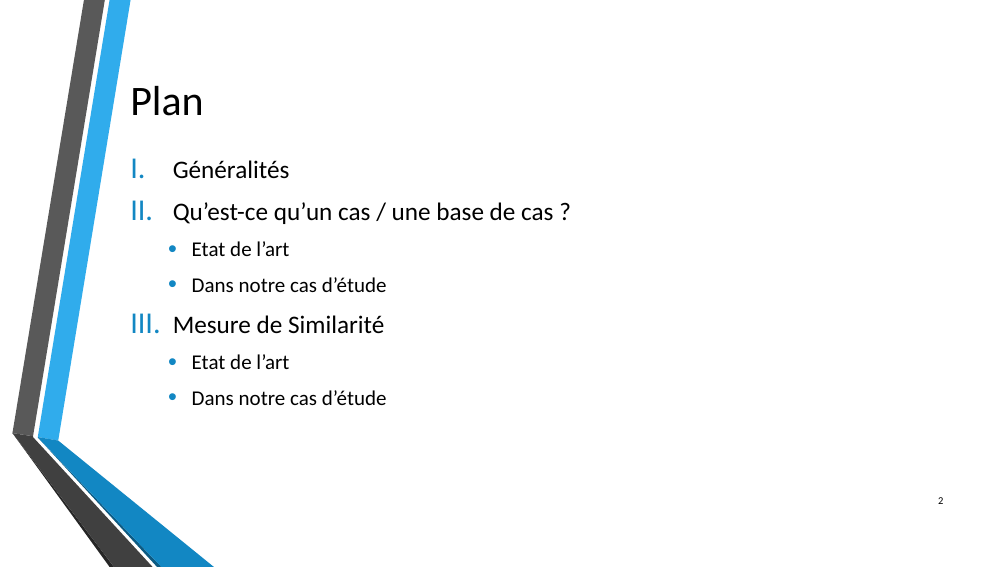
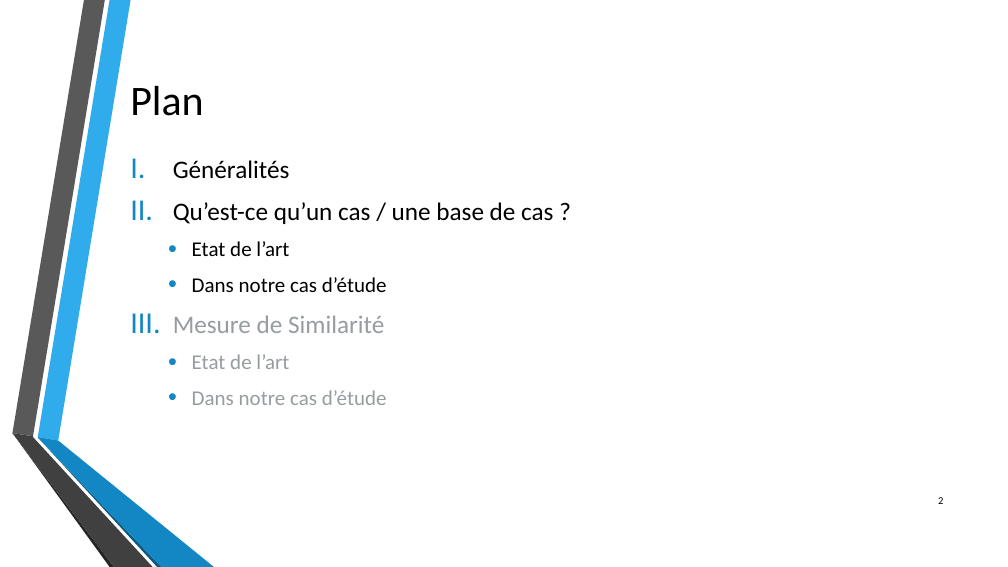
Before and after one commit to byZipo/Dossiers-Stage, a slide deck: slide 2 of Travail realise/Présentations/Utilisation du RàPC pour la segmentation d’images.pptx. Drawn at 1008x567 pixels with LibreOffice and Linux fonts; fonts in the diff are those of the drawing; background and template pictures are left out. Boxes give left, top, right and bottom in pixels: in the first picture for what was removed or moved away, otherwise in the second. Text is boxed around its words. In the diff, an @@ line names an element or a change of style, - is before the commit and + after.

```diff
--- a/Travail realise/Présentations/Utilisation du RàPC pour la segmentation d’images.pptx
+++ b/Travail realise/Présentations/Utilisation du RàPC pour la segmentation d’images.pptx
@@ text at (x1=173, y1=315, x2=387, y2=405): text colour #000000 to #979D9F in "Mesure de Similarité", "Etat de l’art", "Dans notre cas d’étude" @@
```
Also in this commit, not shown: 1 other slide changed.
